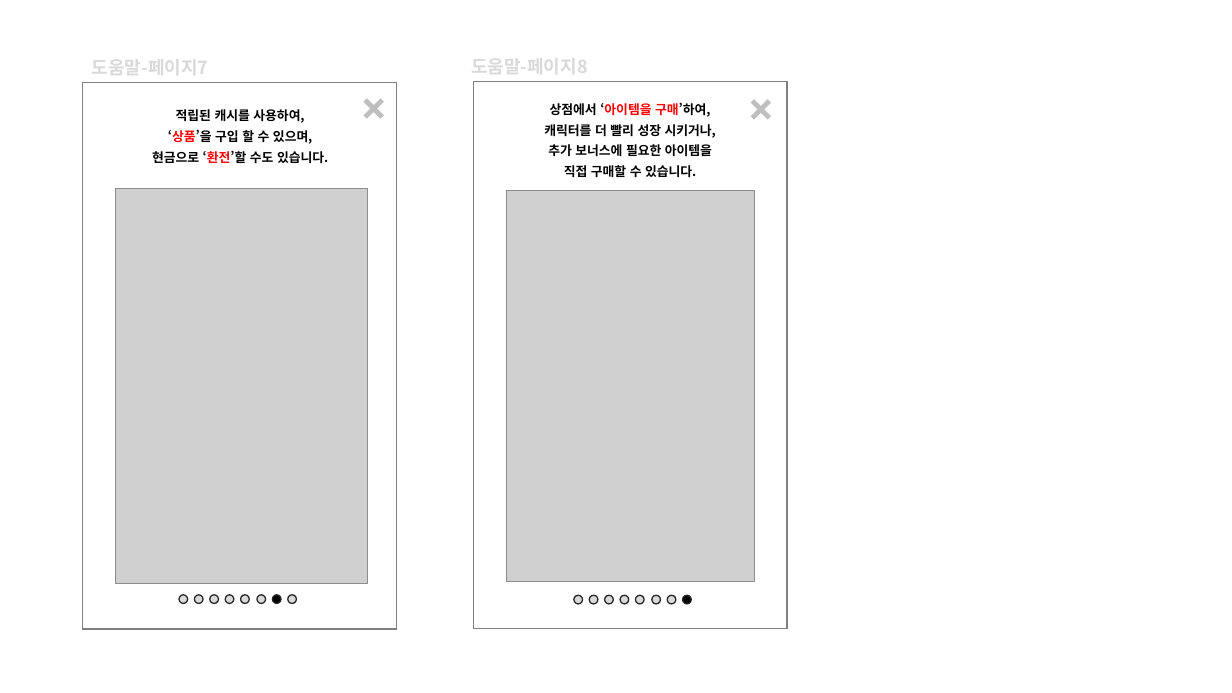
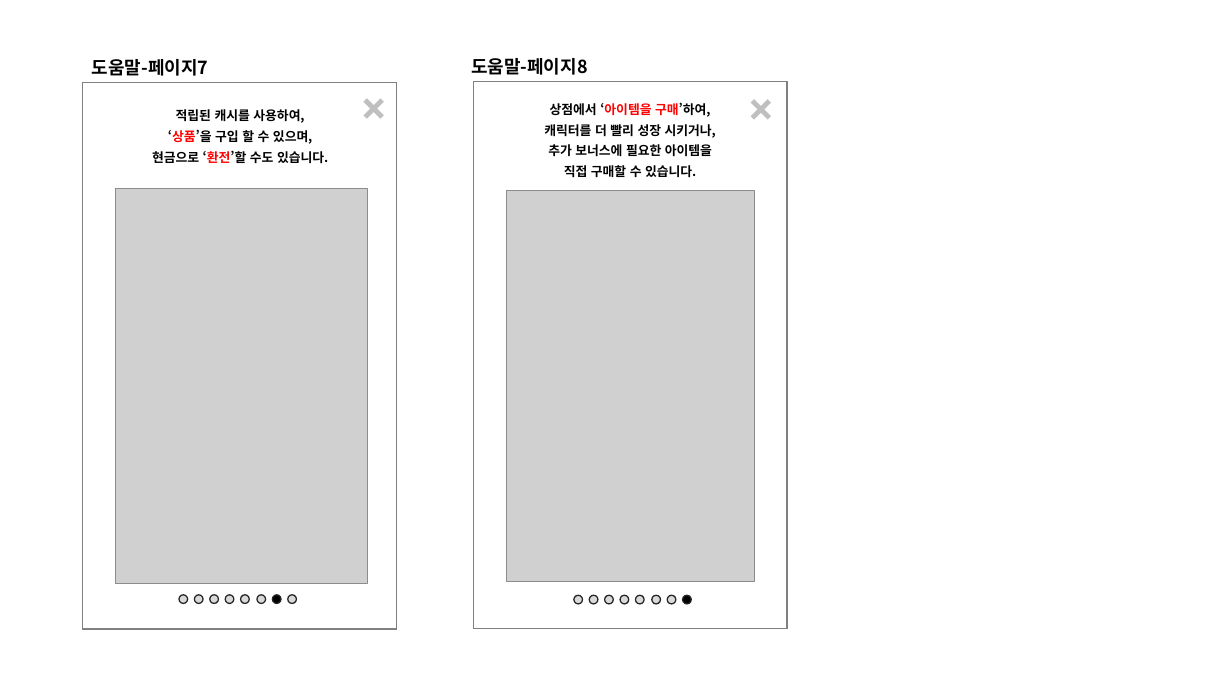
Before and after one commit to nnnyyy/damoney, a slide deck: slide 41 of documents/다머니_UI_v1.9.pptx (slide 4 before the commit). Drawn at 1232x693 pixels with LibreOffice and Linux fonts; fonts in the diff are those of the drawing; grey boxes stand for pictures. Boxes give left, top, right and bottom in pixels: in the first picture for what was removed or moved away, otherwise in the second. Text is boxed around its words. In the diff, an @@ line names an element or a change of style, - is before the commit and + after.

```diff
--- a/documents/다머니_UI_v1.9.pptx
+++ b/documents/다머니_UI_v1.9.pptx
@@ text "도움말-페이지7" at <box>92,59,209,76</box>: text colour #D9D9D9 to #000000 @@
@@ text "도움말-페이지8" at <box>471,58,588,75</box>: text colour #D9D9D9 to #000000 @@
```
Also in this commit, not shown: 2 other slides changed, 37 slides added.
